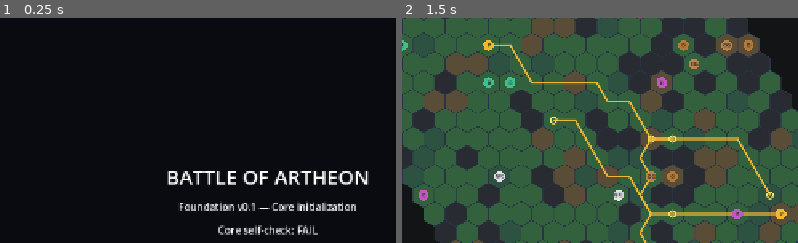
Above: before the commit, frames 1-2 (left to right).
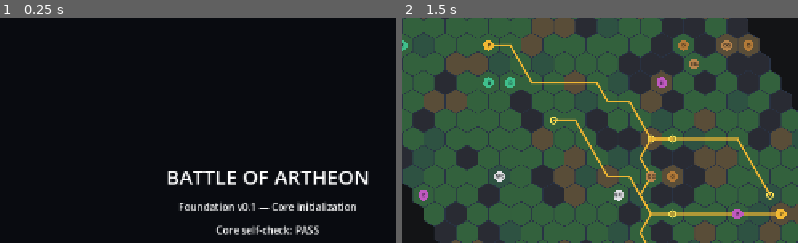
Above: after the commit, the same moments.

Repository: Archoniou1987/Battle-of-Artheon
Game: Godot game, scene res://scenes/main/main.tscn
The game is run twice, just before and just after one commit, with the same random seed, the same clock (stepped at 60 frames per second) and the same inputs.
Inputs:
- Up to frame 1 (0.25 s): no input
- Up to frame 2 (1.5 s): click "Open Debug Map Viewer" at 0.5 s; click "Regenerate" at 1.25 s
The pictures show only the part of the screen within x 16-66%, y 6-56%; the shares and areas given below are measured in that part.

The runs differ from the first frame. In frame 1, 0.8% of the frame differs, in the area x 54-81%, y 92-97%; in frame 2, nothing differs.
Error before the commit: Parse Error: Cannot infer the type of "has_supported_components" variable because the value doesn't have a set type. (res://core/combat/combat_engine.gd:66)

Commit message:
Type action supported-component check explicitly

Diff:
--- a/core/combat/combat_engine.gd
+++ b/core/combat/combat_engine.gd
@@ -63,7 +63,7 @@
 			if child != null:
 				state.queue_event(child)
 				child_event_ids.append(child.event_id)
-	var has_supported_components:=unsupported_components.size()<event.payload.get("components",[]).size()
+	var has_supported_components:bool=unsupported_components.size()<Array(event.payload.get("components",[])).size()
 	var outcome:="dispatched" if not child_event_ids.is_empty() else ("magic_miss" if bool(event.payload.get("uses_magic_hit",false)) and has_supported_components else "no_supported_components")
 	event.set_result("outcome", outcome)
 	event.set_result("child_event_ids", child_event_ids)
